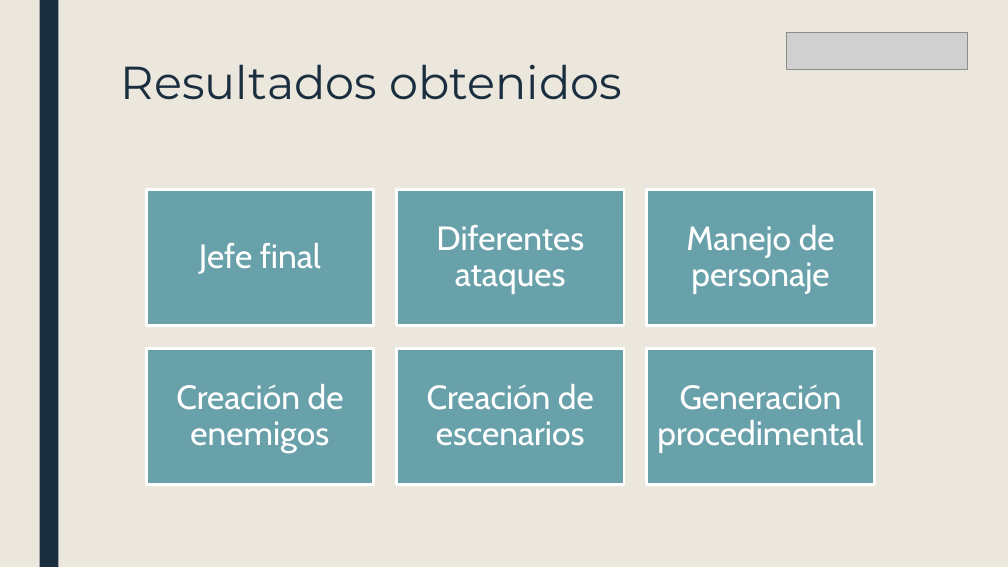
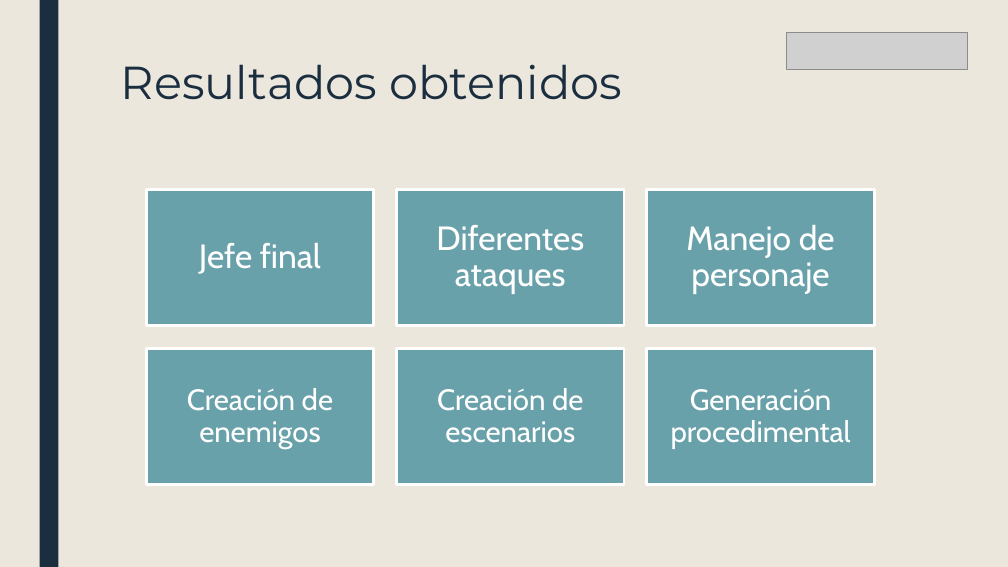
Before and after one commit to ruinedbird/github-capstone, a slide deck: slide 13 of Fase 3/Evidencias grupales/Capstone Roguelike.pptx. Drawn at 1008x567 pixels with LibreOffice and Linux fonts; fonts in the diff are those of the drawing; grey boxes stand for pictures. Boxes give left, top, right and bottom in pixels: in the first picture for what was removed or moved away, otherwise in the second. Text is boxed around its words. In the diff, an @@ line names an element or a change of style, - is before the commit and + after.

```diff
--- a/Fase 3/Evidencias grupales/Capstone Roguelike.pptx
+++ b/Fase 3/Evidencias grupales/Capstone Roguelike.pptx
@@ size 32 to 28 pt; less space between paragraphs in 3 elements at (187, 388, 333, 449), (437, 388, 583, 443), (671, 389, 851, 449) @@
```
Also in this commit, not shown: 8 other slides changed, 6 slides added, 6 slides removed.
